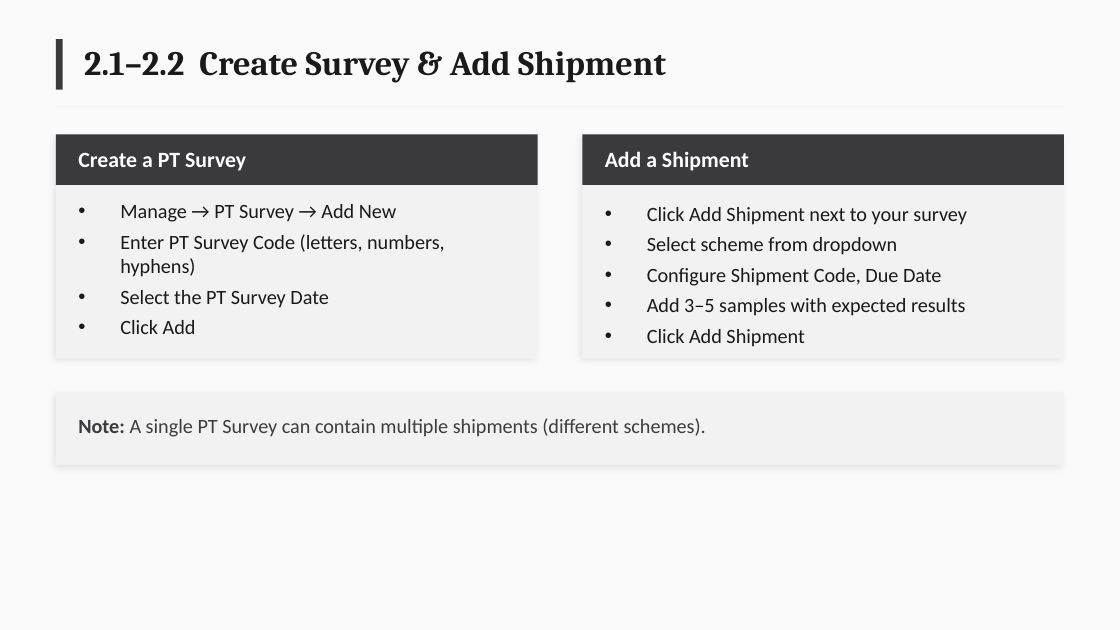
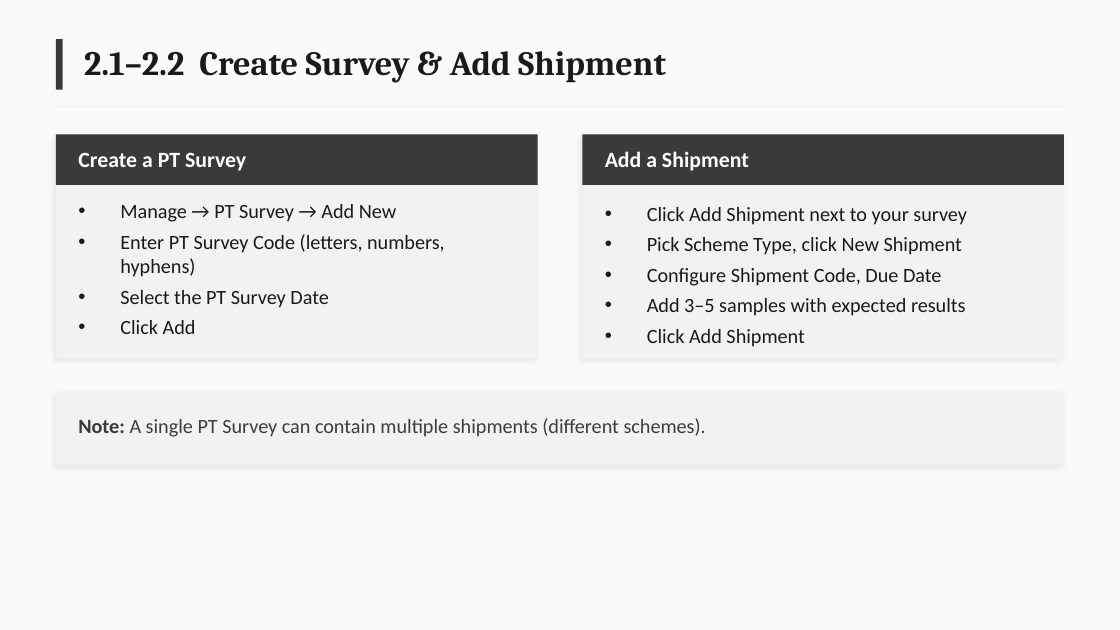
Before and after one commit to deforay/ept, a slide deck: slide 10 of docs/training/ePT-Training-Curriculum.pptx. Drawn at 1120x630 pixels with LibreOffice and Linux fonts; fonts in the diff are those of the drawing. Boxes give left, top, right and bottom in pixels: in the first picture for what was removed or moved away, otherwise in the second. Text is boxed around its words. In the diff, an @@ line names an element or a change of style, - is before the commit and + after.

Commit message:
Correct the shipment enroll flow in training pages and slides: Enroll button on the shipment row, Scheme Type and New Shipment on the shipment list (#90)

```diff
--- a/docs/training/ePT-Training-Curriculum.pptx
+++ b/docs/training/ePT-Training-Curriculum.pptx
@@ text at bbox=[647, 237, 962, 255]: text changed @@
-• Select scheme from dropdown
+• Pick Scheme Type, click New Shipment
```
Also in this commit, not shown: 1 other slide changed, 3 other files.
